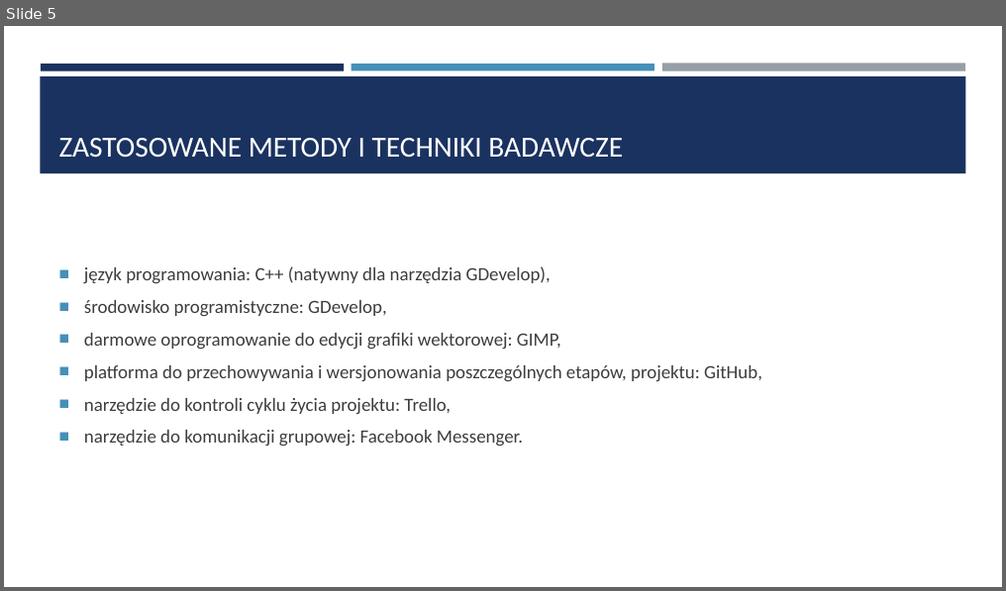
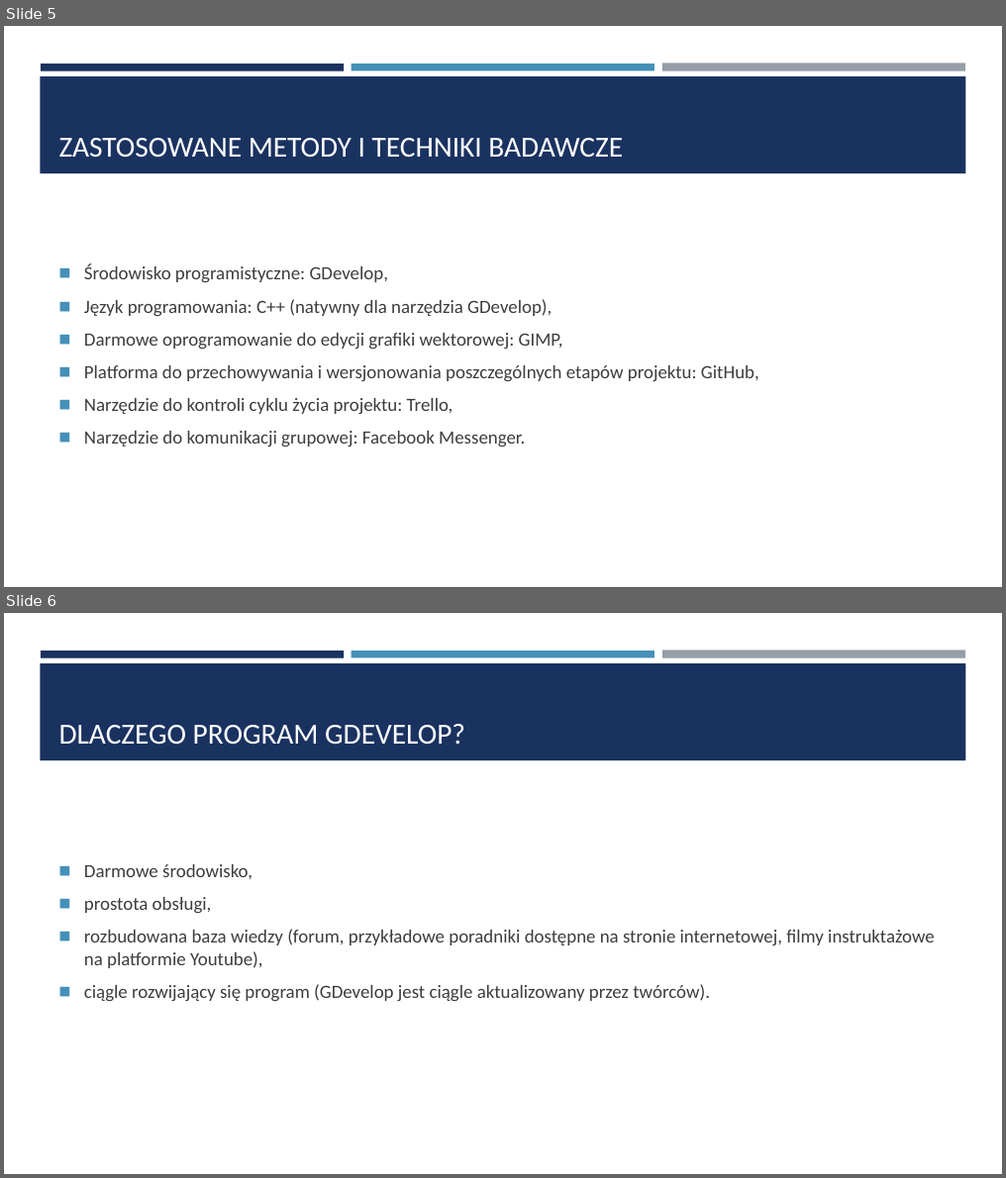
Before and after one commit to kwiat323/Praca_Inzynierska, a slide deck: Prezentacja/Prezentacja pracy dyplomowej.pptx. Shown one above the other, each under a label of ours: slide 5 before the commit, slides 5 and 6 after it. The pictures are 1006x591 and 1006x1178 pixels, drawn with LibreOffice and Linux fonts; fonts in the diff are those of the drawing. Boxes give left, top, right and bottom in pixels: in the first picture for what was removed or moved away, otherwise in the second. Text is boxed around its words. In the diff, an @@ line names an element or a change of style, - is before the commit and + after.

```diff
--- a/Prezentacja/Prezentacja pracy dyplomowej.pptx
+++ b/Prezentacja/Prezentacja pracy dyplomowej.pptx
@@ slide 6 added at bbox=[4, 613, 1002, 1174], background #FFFFFF; not listed: 4 template elements that a slide beside it also shows @@
@@ title added at bbox=[59, 724, 465, 745], 28 pt, text #FFFFFF @@
+DLACZEGO PROGRAM GDEVELOP?
@@ text added at bbox=[84, 864, 935, 1002], 18 pt, text #3D3D3D @@
+◼ Darmowe środowisko,
+◼ prostota obsługi,
+◼ rozbudowana baza wiedzy (forum, przykładowe poradniki dostępne na stronie internetowej, filmy instruktażowe na platformie Youtube),
+◼ ciągle rozwijający się program (GDevelop jest ciągle aktualizowany przez twórców).
@@ slide 5 changed as well @@
@@ text at bbox=[84, 265, 759, 448]: text changed @@
-■ język programowania: C++ (natywny dla narzędzia GDevelop),
-■ środowisko programistyczne: GDevelop,
-■ darmowe oprogramowanie do edycji grafiki wektorowej: GIMP,
-■ platforma do przechowywania i wersjonowania poszczególnych etapów, projektu: GitHub,
-■ narzędzie do kontroli cyklu życia projektu: Trello,
-■ narzędzie do komunikacji grupowej: Facebook Messenger.
+◼ Środowisko programistyczne: GDevelop,
+◼ Język programowania: C++ (natywny dla narzędzia GDevelop),
+◼ Darmowe oprogramowanie do edycji grafiki wektorowej: GIMP,
+◼ Platforma do przechowywania i wersjonowania poszczególnych etapów projektu: GitHub,
+◼ Narzędzie do kontroli cyklu życia projektu: Trello,
+◼ Narzędzie do komunikacji grupowej: Facebook Messenger.
```
Also in this commit, not shown: 4 other slides changed, 8 other slides added, 2 slides removed, 1 other file.
